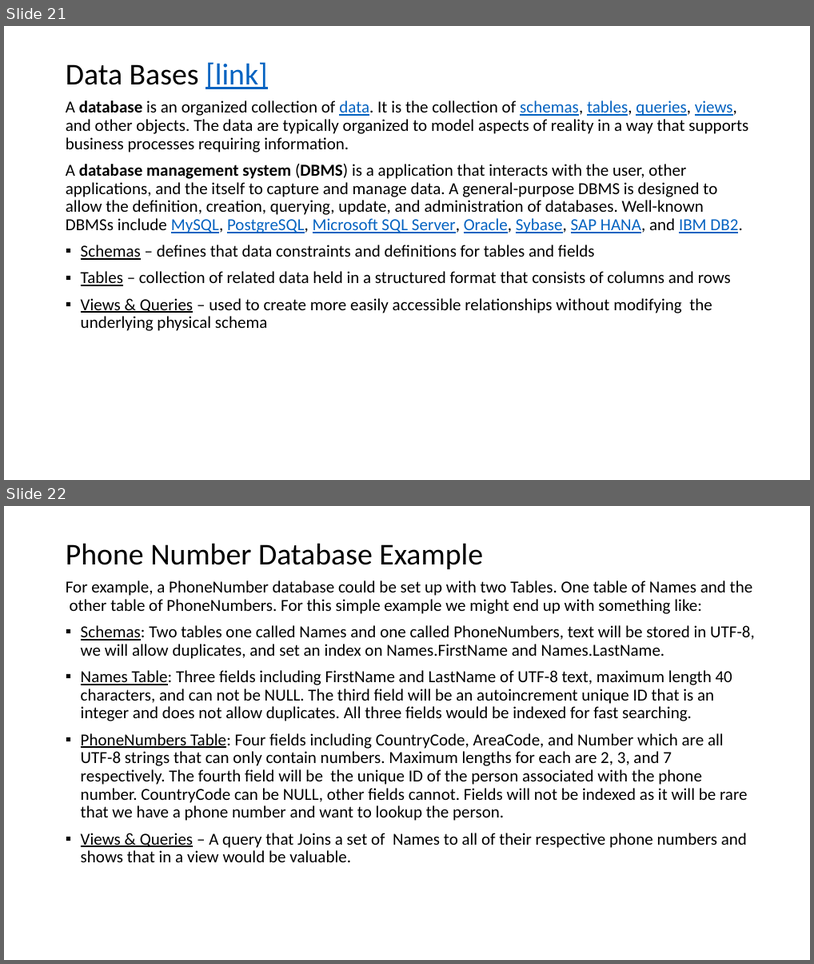
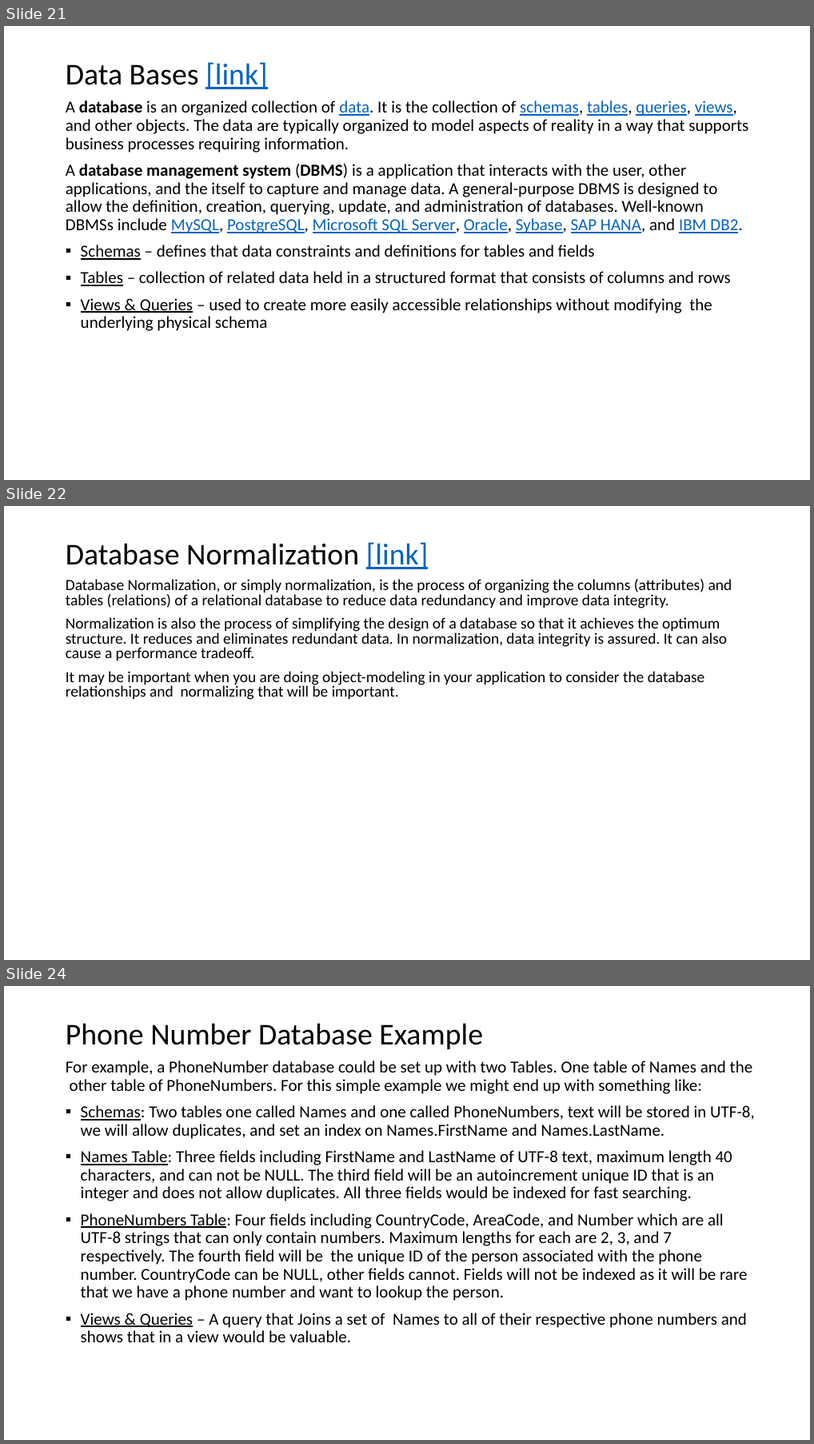
Before and after one commit to EricJPogue/www-epogue-info, a slide deck: CPSC-24500/Week08/2017SpringW08Slides.pptx. Shown one above the other, each under a label of ours: slides 21 and 22 before the commit, slides 21, 22 and 24 after it; the slides between them are not shown. The pictures are 814x964 and 814x1444 pixels, drawn with LibreOffice and Linux fonts; fonts in the diff are those of the drawing. Boxes give left, top, right and bottom in pixels: in the first picture for what was removed or moved away, otherwise in the second. Text is boxed around its words. In the diff, an @@ line names an element or a change of style, - is before the commit and + after.

```diff
--- a/CPSC-24500/Week08/2017SpringW08Slides.pptx
+++ b/CPSC-24500/Week08/2017SpringW08Slides.pptx
@@ slide 22 added at <box>4,506,810,960</box>, background #FFFFFF @@
@@ title added at <box>66,542,428,569</box>, 36 pt, text #000000 @@
+Database Normalization [link]
@@ text added at <box>66,579,733,700</box>, 18.5 pt, text #000000 @@
+Database Normalization, or simply normalization, is the process of organizing the columns (attributes) and tables (relations) of a relational database to reduce data redundancy and improve data integrity.
+Normalization is also the process of simplifying the design of a database so that it achieves the optimum structure. It reduces and eliminates redundant data. In normalization, data integrity is assured. It can also cause a performance tradeoff.
+It may be important when you are doing object-modeling in your application to consider the database relationships and normalizing that will be important.
@@ what was slide 22 is now slide 24 @@
```
Also in this commit, not shown: 2 slides changed, 2 other slides added, 6 other files.
